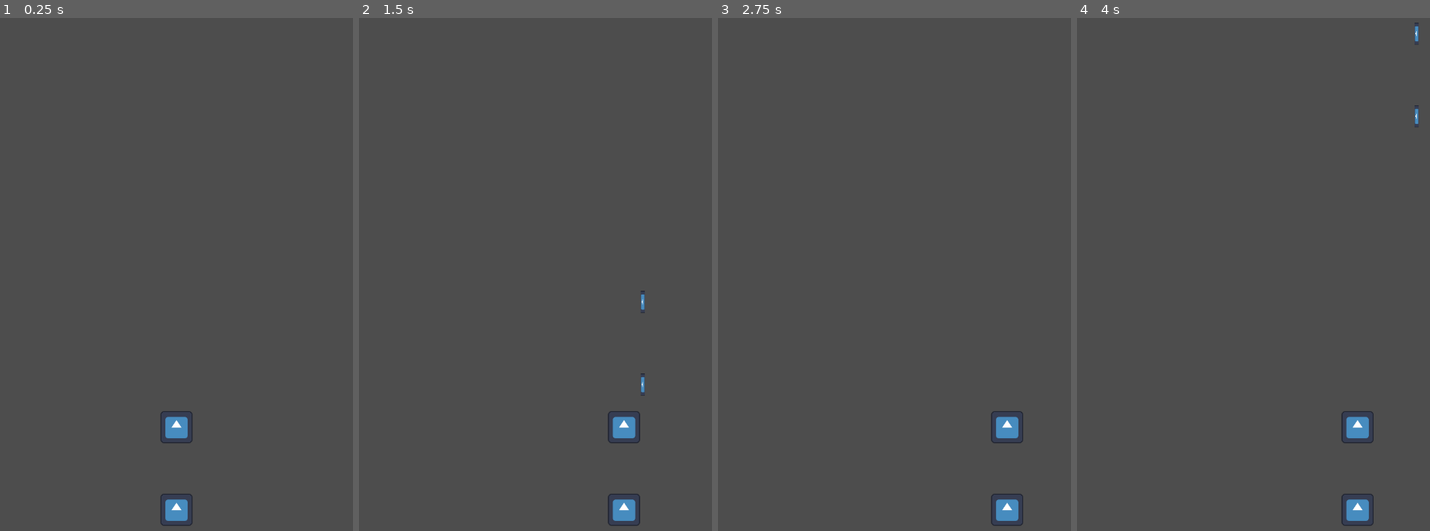
Above: before the commit, frames 1-4 (left to right).
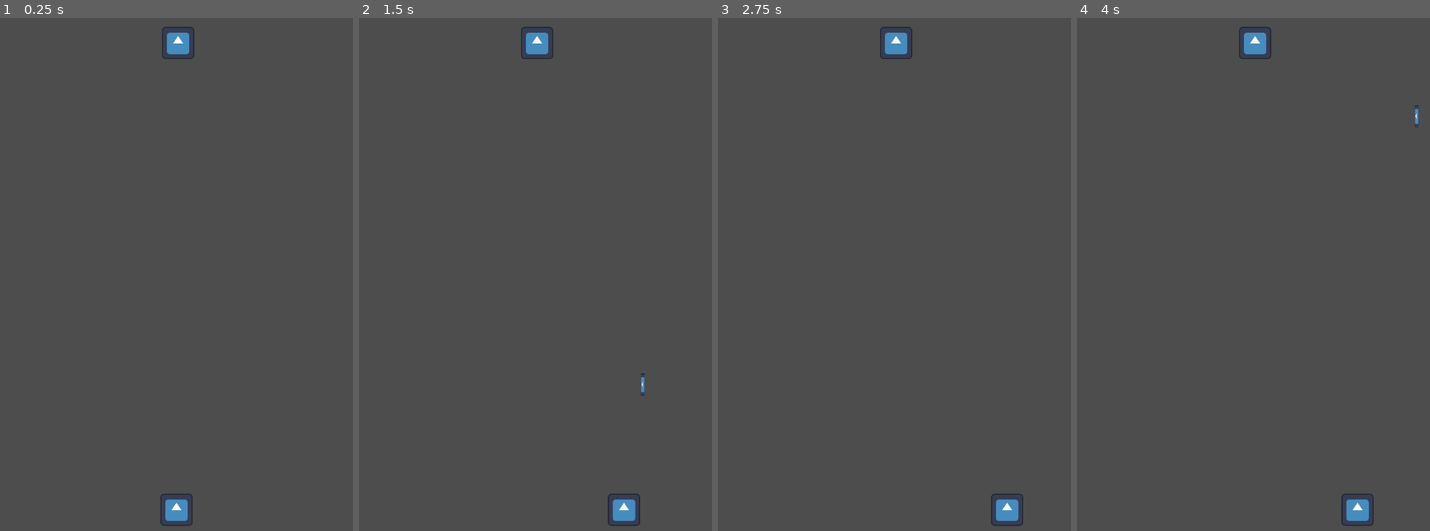
Above: after the commit, the same moments.

Repository: Loyalhand/SpaceInvadeDoor
Game: Godot game, scene res://scenes/level_1.tscn
Same seed, same stepped clock (60 frames per second), same inputs: the game is played once before the commit and once after it. The engine's default icon, where the game draws it, is replaced by a stand-in: a white triangle on a blue panel in a dark square.
Inputs:
- Up to frame 1 (0.25 s): no input
- Up to frame 2 (1.5 s): tap Enter at 0.5 s; hold Right (move_right) 0.53-1.28 s; tap Space (shoot) at 0.6, 1.35 s; hold Left (move_left) from 1.28 s (still down)
- Up to frame 3 (2.75 s): release Left (move_left) at 2.03 s; hold Right (move_right) from 2.03 s (still down); tap Space (shoot) at 2.1 s
- Up to frame 4 (4 s): tap Space (shoot) at 2.85, 3.5, 3.6 s; release Right (move_right) at 3.53 s; hold Left (move_left) from 3.53 s (still down)

The runs differ from the first frame. In frame 1, 0.6% of the frame differs, in the area x 45-55%, y 1-83%; in frame 2, 0.7%, in the area x 45-81%, y 1-83%; in frame 3, 0.7%; in frame 4, 0.7%.

Commit message:
small enemy

Diff:
--- a/scenes/level_1.tscn
+++ b/scenes/level_1.tscn
@@ -1,11 +1,12 @@
-[gd_scene load_steps=2 format=3 uid="uid://oi0j10o4x3d4"]
+[gd_scene load_steps=3 format=3 uid="uid://oi0j10o4x3d4"]
 
 [ext_resource type="PackedScene" uid="uid://d4k4fu8fgx8me" path="res://scenes/player.tscn" id="1_66b4d"]
+[ext_resource type="PackedScene" uid="uid://dg1cbv6lq52yw" path="res://scenes/small_enemy.tscn" id="2_buby1"]
 
 [node name="Level1" type="Node2D"]
 
 [node name="Player" parent="." instance=ExtResource("1_66b4d")]
 position = Vector2(329, 1075)
 
-[node name="Player2" parent="." instance=ExtResource("1_66b4d")]
-position = Vector2(329, 921)
+[node name="SmallEnemy" parent="." instance=ExtResource("2_buby1")]
+position = Vector2(332, 205)
--- /dev/null
+++ b/scenes/small_enemy.tscn
@@ -0,0 +1,23 @@
+[gd_scene load_steps=5 format=3 uid="uid://dg1cbv6lq52yw"]
+
+[ext_resource type="Texture2D" uid="uid://be1i4kaeip0ye" path="res://icon.svg" id="2_tppe5"]
+[ext_resource type="Script" path="res://scripts/small_enemy.gd" id="2_vgo3u"]
+[ext_resource type="Script" path="res://scripts/hurtbox.gd" id="3_pavoy"]
+
+[sub_resource type="RectangleShape2D" id="RectangleShape2D_jgahb"]
+size = Vector2(58, 56)
+
+[node name="SmallEnemy" type="Sprite2D"]
+scale = Vector2(0.47, 0.47)
+texture = ExtResource("2_tppe5")
+script = ExtResource("2_vgo3u")
+
+[node name="HurtBox" type="Area2D" parent="."]
+script = ExtResource("3_pavoy")
+
+[node name="CollisionShape2D" type="CollisionShape2D" parent="HurtBox"]
+position = Vector2(0, -1)
+shape = SubResource("RectangleShape2D_jgahb")
+
+[connection signal="area_entered" from="HurtBox" to="HurtBox" method="_on_area_entered"]
+[connection signal="health_depleted" from="HurtBox" to="." method="_on_hurt_box_health_depleted"]
--- a/scripts/hurtbox.gd
+++ b/scripts/hurtbox.gd
@@ -2,6 +2,7 @@
 extends Area2D
 
 @onready var parent = $".."
+signal health_depleted
 
 # Called when the node enters the scene tree for the first time.
 func _ready():
@@ -19,4 +20,5 @@
 
 func take_damage(hitbox: HitBox):
 	parent.health -= hitbox.damage
-	pass
+	if parent.health < 0:
+		health_depleted.emit()
--- /dev/null
+++ b/scripts/small_enemy.gd
@@ -0,0 +1,16 @@
+extends Sprite2D
+
+var health: int = 100
+
+# Called when the node enters the scene tree for the first time.
+func _ready():
+	pass # Replace with function body.
+
+
+# Called every frame. 'delta' is the elapsed time since the previous frame.
+func _process(delta):
+	pass
+
+
+func _on_hurt_box_health_depleted():
+	print("dead")
